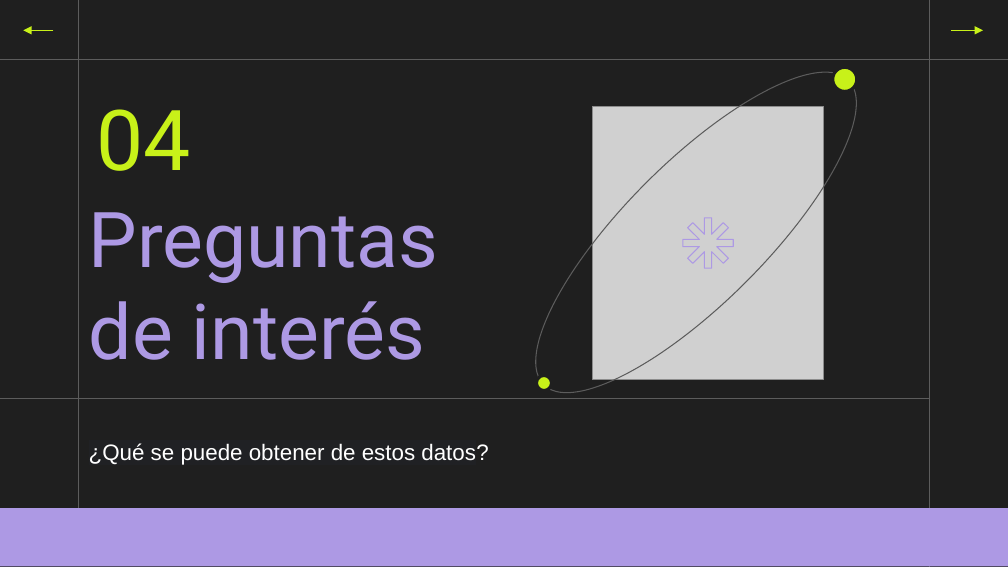
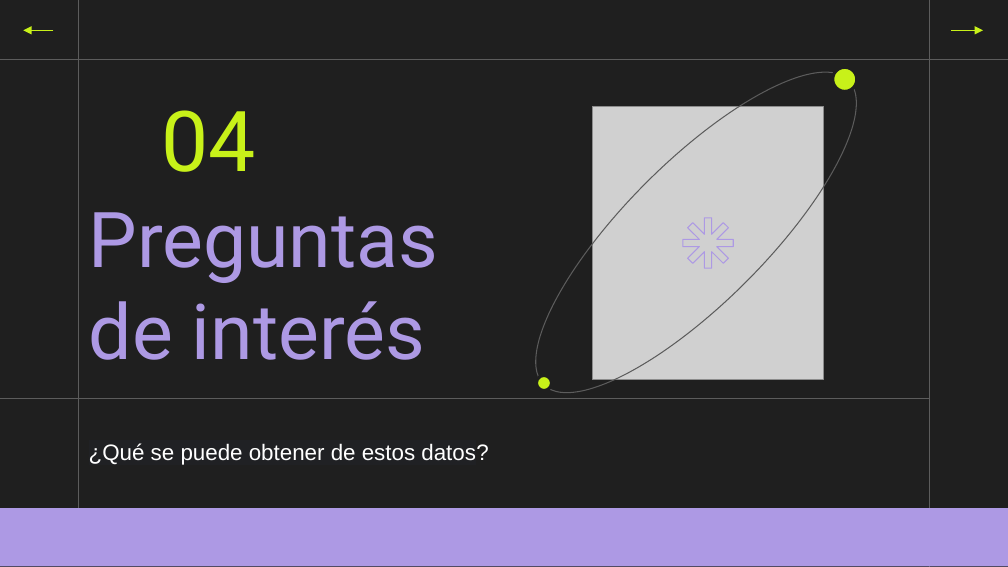
Before and after one commit to Sikriolc/DSCoder, a slide deck: slide 7 of DesafioFinalDS/Presentacion Final.pptx (slide 8 before the commit). Drawn at 1008x567 pixels with LibreOffice and Linux fonts; fonts in the diff are those of the drawing; grey boxes stand for pictures. Boxes give left, top, right and bottom in pixels: in the first picture for what was removed or moved away, otherwise in the second. Text is boxed around its words. In the diff, an @@ line names an element or a change of style, - is before the commit and + after.

```diff
--- a/DesafioFinalDS/Presentacion Final.pptx
+++ b/DesafioFinalDS/Presentacion Final.pptx
@@ title "04": place and size @@
-title "04" at [97, 109, 191, 171]
+title "04" at [161, 110, 255, 172]
```
Also in this commit, not shown: 3 other slides changed, 1 slide removed.
